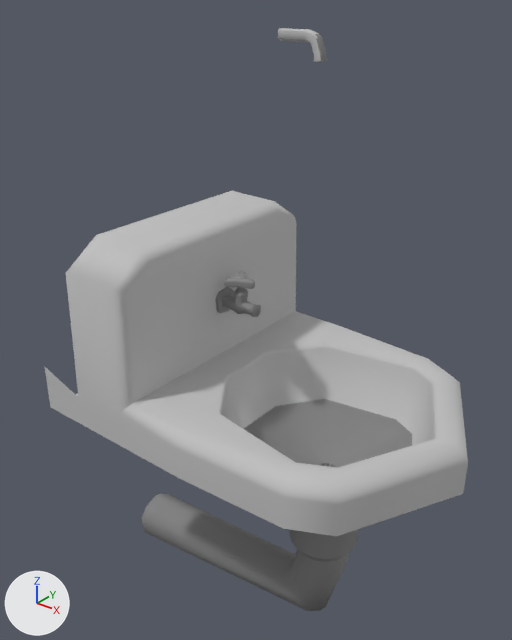
A saved change to the OBJ model data/MODEL/washbasin.obj.
Camera for both pictures: a 50 mm lens placed at (2.284, -2.29, 3.741), pointed at (0.41, 0.052, 2.288). Arrows for +X, +Y and +Z are at lower left; the lights stay in place. Where no turn or scale is listed for an object, it has been applied to the vertices.

Names of what the first picture shows: 'washbasin'.
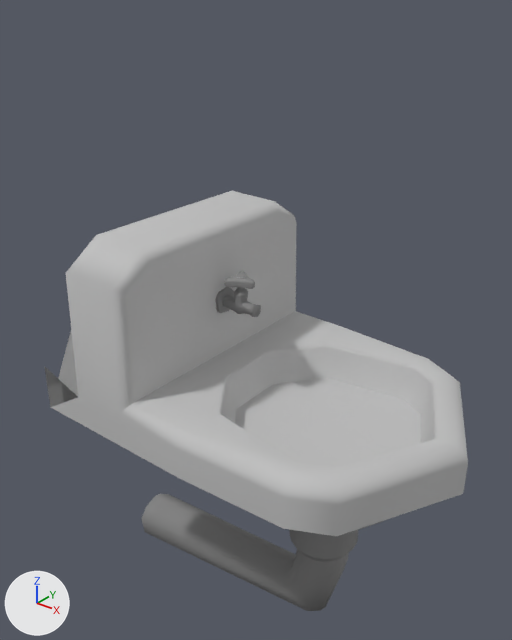
Where the change shows, as pixel boxes [x1, y1, x2, y2] in the pictures (512 x 640 px):
'washbasin', reshaped (28% shorter): before [44, 28, 468, 611]; after [44, 191, 468, 611]
part 1 of me_washbasin, deleted: before [278, 28, 328, 62]
part 2 of me_washbasin, added: after [44, 330, 420, 468]

The change, as a list of edits to the scene's bpy script:
```text
Change me_washbasin:
    used by ob_washbasin; location = (0.0, 0.0, 0.0)
    remove me_washbasin.from_pydata(...)  # 581 vertices, 1039 faces; spans x -0.38..1.5, y -0.61..0.7, z 0.58..3.57
    add me_washbasin.from_pydata(...)  # 525 vertices, 946 faces; spans x -0.38..1.5, y -0.61..0.7, z 0.58..2.72
    me_washbasin part 1: the loose piece of 56 vertices spanning x 0.59..0.79, y -0.04..0.0, z 3.46..3.57 is deleted
    me_washbasin part 2
    4 new faces join them
```
